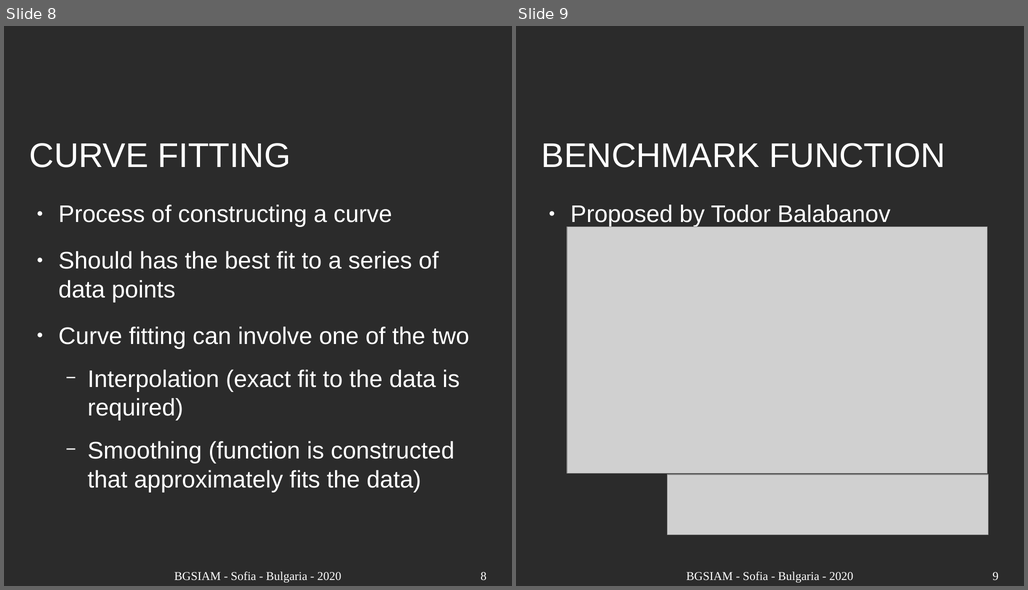
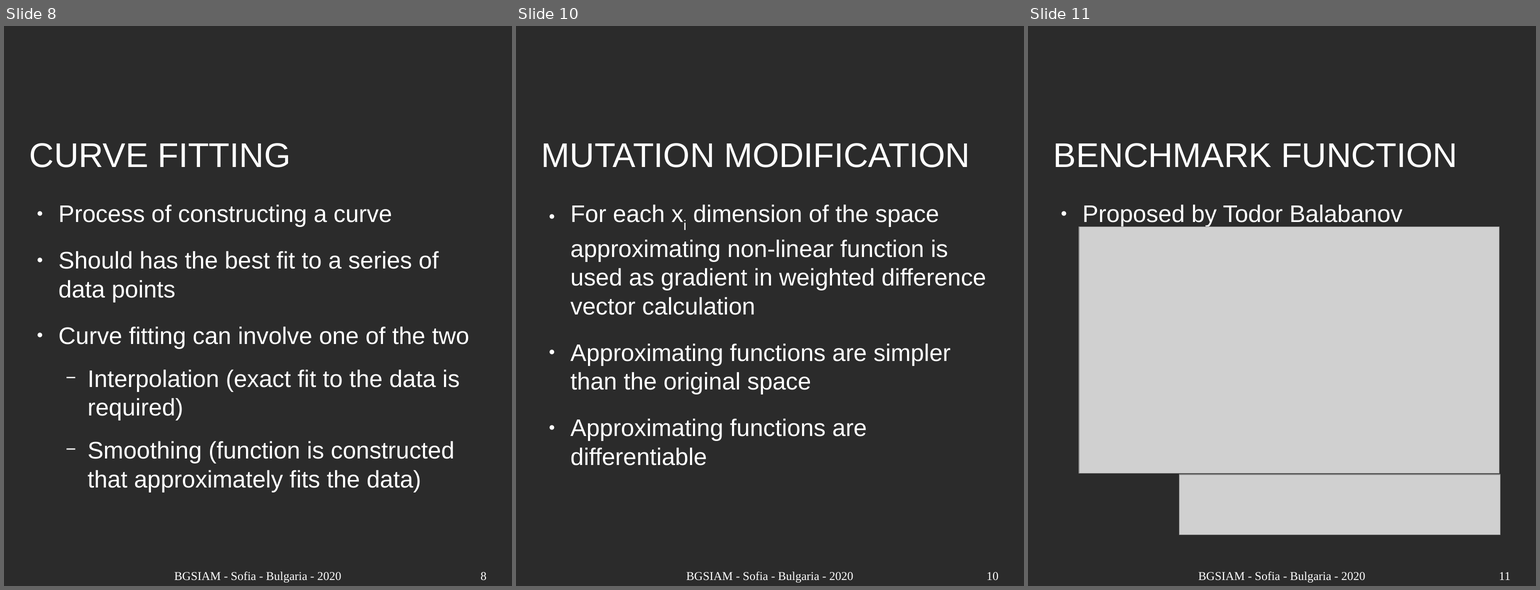
Before and after one commit to TodorBalabanov/BGSIAM20-Bulgaria-Section-of-SIAM-2020, a slide deck: Curve-Fitting-Motivated-Differential-Evolution-Mutation.odp. Shown side by side, each under a label of ours: slides 8 and 9 before the commit, slides 8, 10 and 11 after it; the slides between them are not shown. The pictures are 1028x590 and 1540x590 pixels, drawn with LibreOffice and Linux fonts; fonts in the diff are those of the drawing; grey boxes stand for pictures; background and template pictures are left out; a plain dark background stands for a picture behind light text. Boxes give left, top, right and bottom in pixels: in the first picture for what was removed or moved away, otherwise in the second. Text is boxed around its words. In the diff, an @@ line names an element or a change of style, - is before the commit and + after.

Commit message:
Presentation was finished.

```diff
--- a/Curve-Fitting-Motivated-Differential-Evolution-Mutation.odp
+++ b/Curve-Fitting-Motivated-Differential-Evolution-Mutation.odp
@@ slide 10 added at <box>516,26,1024,586</box>, background picture (left out) @@
@@ title added at <box>542,143,970,168</box>, 40 pt, text #FFFFFF @@
+MUTATION MODIFICATION
@@ text added at <box>570,204,986,466</box>, 28 pt, text #FFFFFF @@
+● For each xi dimension of the space approximating non-linear function is used as gradient in weighted difference vector calculation
+● Approximating functions are simpler than the original space
+● Approximating functions are differentiable
@@ text added at <box>686,572,854,582</box>, 14 pt, text #FFFFFF @@
+BGSIAM - Sofia - Bulgaria - 2020
@@ page number added at <box>986,572,998,580</box>, 14 pt, text #FFFFFF @@
+10
@@ what was slide 9 is now slide 11 @@
@@ page number at <box>1499,572,1510,580</box>: text changed @@
-9
+11
```
Also in this commit, not shown: 1 other slide added.
